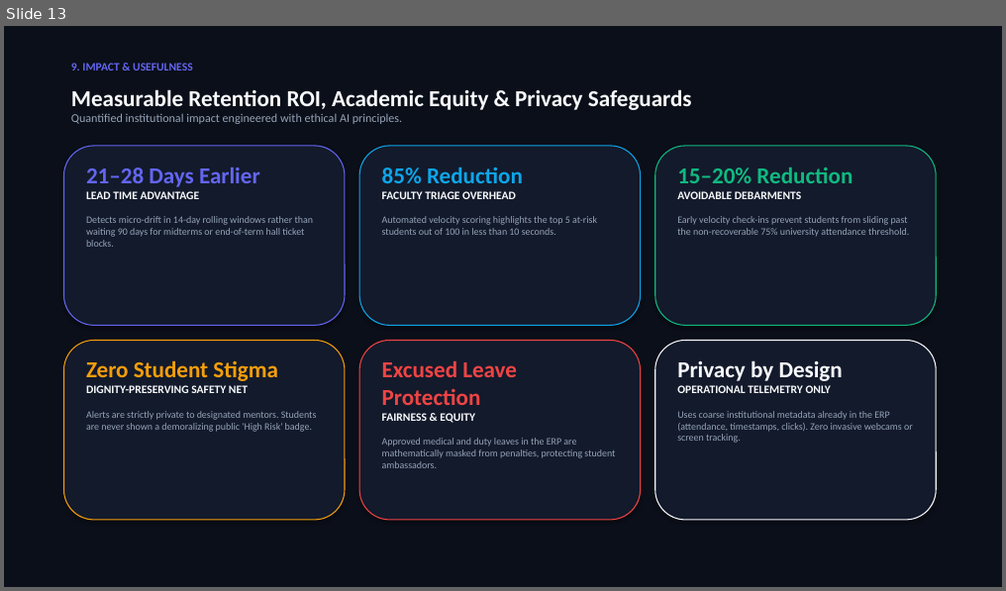
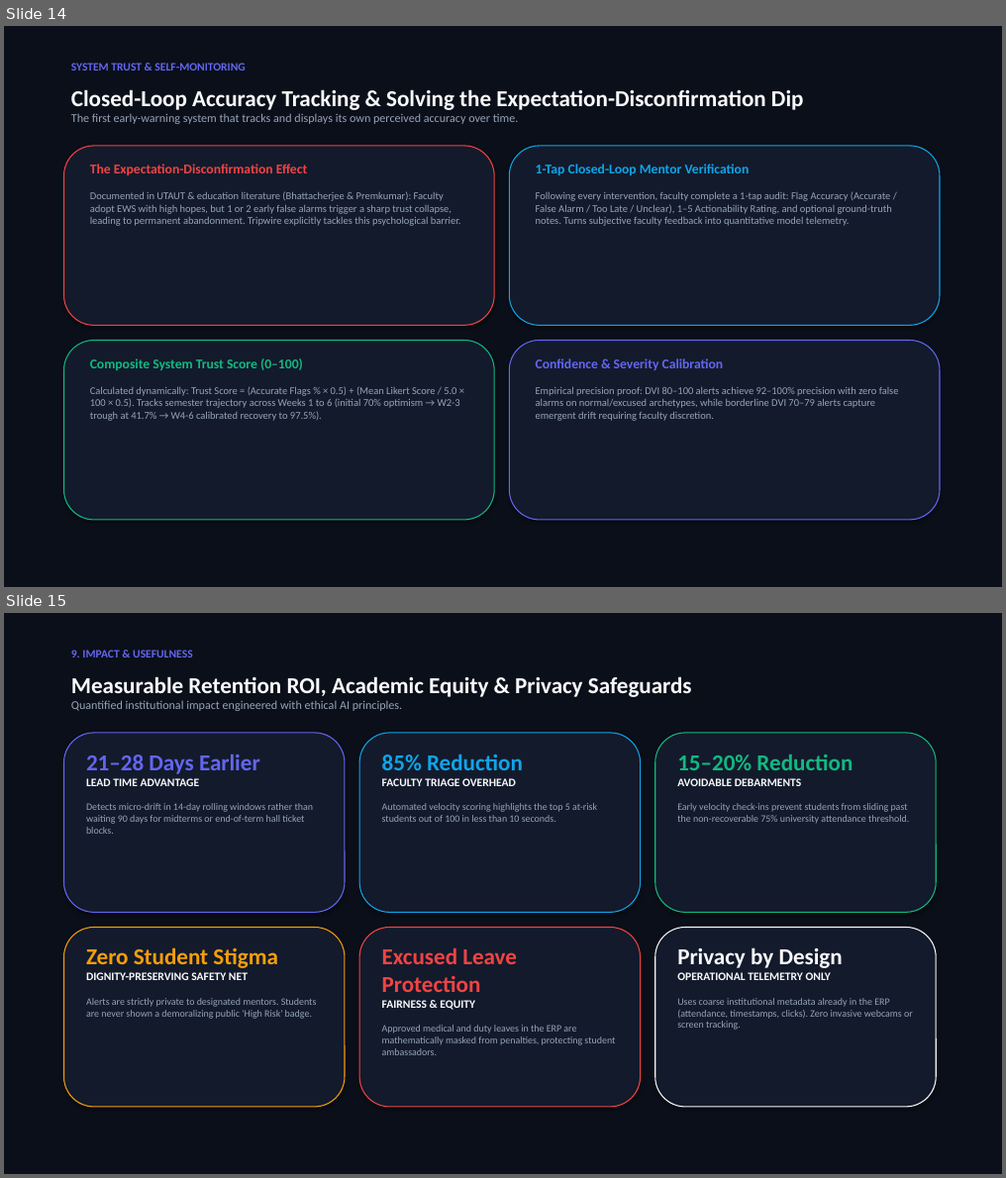
Before and after one commit to sreehari3993-glitch/-tripwire, a slide deck: TRIPWIRE_PITCH_DECK.pptx. Shown one above the other, each under a label of ours: slide 13 before the commit, slides 14 and 15 after it. The pictures are 1006x591 and 1006x1178 pixels, drawn with LibreOffice and Linux fonts; fonts in the diff are those of the drawing. Boxes give left, top, right and bottom in pixels: in the first picture for what was removed or moved away, otherwise in the second. Text is boxed around its words. In the diff, an @@ line names an element or a change of style, - is before the commit and + after.

```diff
--- a/TRIPWIRE_PITCH_DECK.pptx
+++ b/TRIPWIRE_PITCH_DECK.pptx
@@ slide 14 added at [4, 26, 1002, 587], background #FFFFFF @@
@@ rectangle added at [4, 26, 1002, 587], fill #0B0F19 @@
@@ text added at [71, 63, 245, 71], 11 pt, text #6366F1, bold @@
+SYSTEM TRUST & SELF-MONITORING
@@ text added at [71, 89, 804, 124], 11.5 pt, text #94A3B8 @@
+Closed-Loop Accuracy Tracking & Solving the Expectation-Disconfirmation Dip
+The first early-warning system that tracks and displays its own perceived accuracy over time.
@@ rounded rectangle added at [63, 146, 494, 325], fill #131A2B, outline #EF4444 1 pt @@
@@ text added at [90, 164, 461, 226], 10 pt, text #94A3B8 @@
+The Expectation-Disconfirmation Effect
+Documented in UTAUT & education literature (Bhattacherjee & Premkumar): Faculty adopt EWS with high hopes, but 1 or 2 early false alarms trigger a sharp trust collapse, leading to permanent abandonment. Tripwire explicitly tackles this psychological barrier.
@@ rounded rectangle added at [509, 146, 940, 325], fill #131A2B, outline #0EA5E9 1 pt @@
@@ text added at [536, 164, 892, 226], 10 pt, text #94A3B8 @@
+1-Tap Closed-Loop Mentor Verification
+Following every intervention, faculty complete a 1-tap audit: Flag Accuracy (Accurate / False Alarm / Too Late / Unclear), 1–5 Actionability Rating, and optional ground-truth notes. Turns subjective faculty feedback into quantitative model telemetry.
@@ rounded rectangle added at [63, 341, 494, 520], fill #131A2B, outline #10B981 1 pt @@
@@ rounded rectangle added at [509, 341, 940, 520], fill #131A2B, outline #6366F1 1 pt @@
@@ text added at [90, 359, 460, 421], 10 pt, text #94A3B8 @@
+Composite System Trust Score (0–100)
+Calculated dynamically: Trust Score = (Accurate Flags % × 0.5) + (Mean Likert Score / 5.0 × 100 × 0.5). Tracks semester trajectory across Weeks 1 to 6 (initial 70% optimism → W2-3 trough at 41.7% → W4-6 calibrated recovery to 97.5%).
@@ text added at [536, 359, 899, 421], 10 pt, text #94A3B8 @@
+Confidence & Severity Calibration
+Empirical precision proof: DVI 80–100 alerts achieve 92–100% precision with zero false alarms on normal/excused archetypes, while borderline DVI 70–79 alerts capture emergent drift requiring faculty discretion.
@@ what was slide 13 is now slide 15 @@
```
Also in this commit, not shown: 10 slides changed, 1 other slide added, 25 other files.
